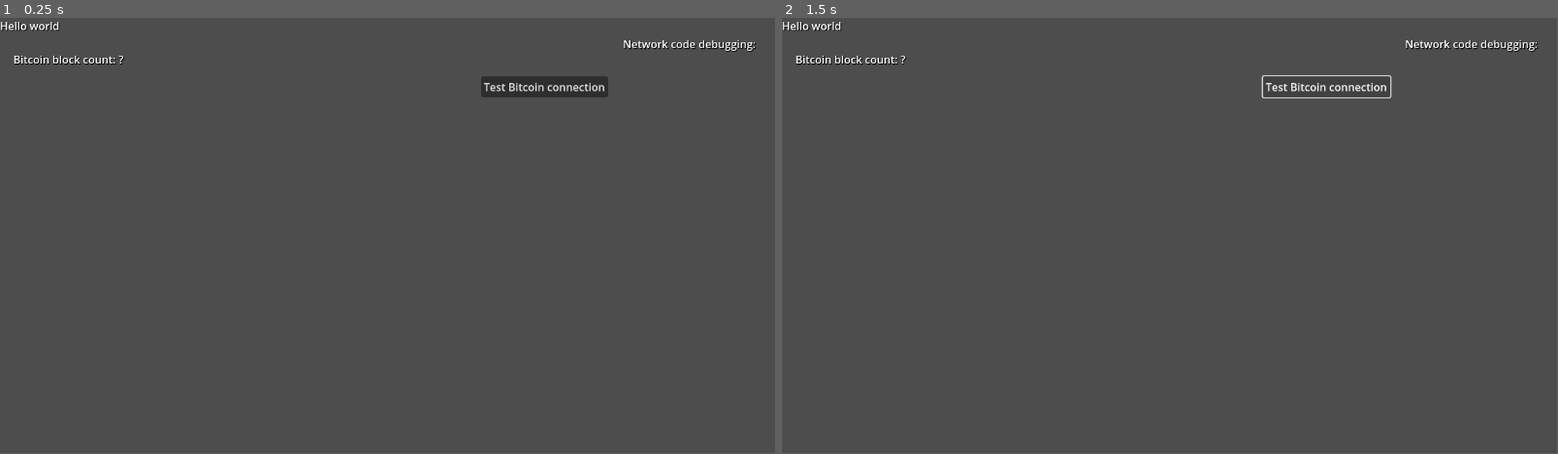
Above: before the commit, frames 1-2 (left to right).
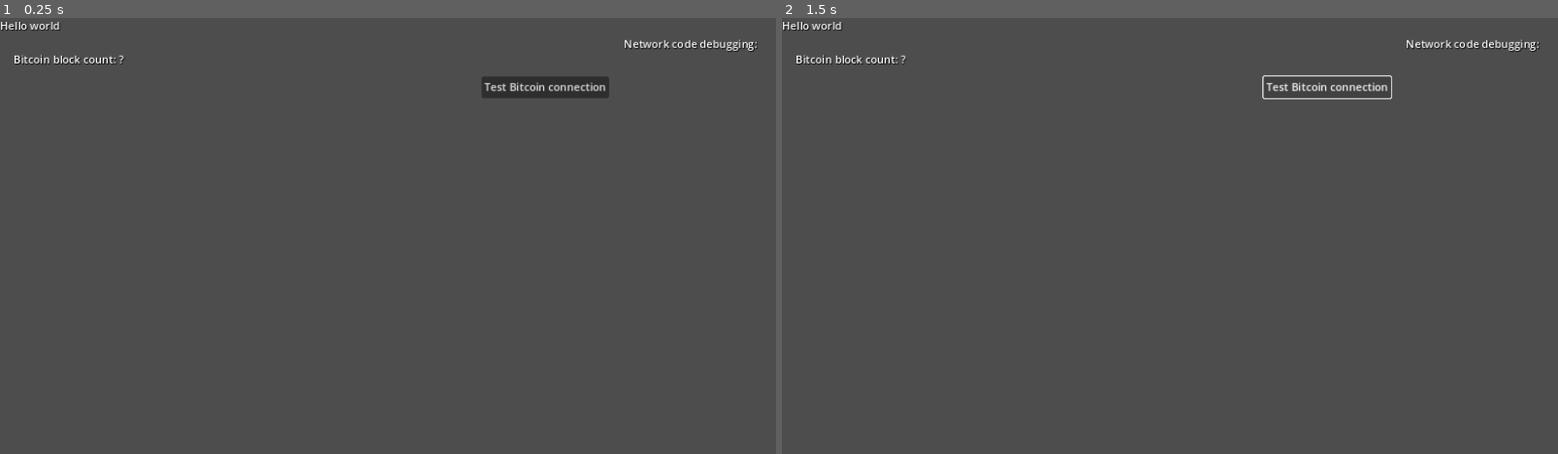
Above: after the commit, the same moments.

Repository: LayerTwo-Labs/BitWindow
Game: Godot game, scene res://scene/main_window.tscn
Same seed, same stepped clock (60 frames per second), same inputs: the game is played once before the commit and once after it.
Inputs:
- Up to frame 1 (0.25 s): no input
- Up to frame 2 (1.5 s): tap Enter at 0.5 s; click "Test Bitcoin connection" at 1.25 s
The window is 799x449 before the commit and 800x450 after it. Grey fills any space a smaller window leaves; there, only what the larger window draws over its background counts as a difference.

The runs differ from the first frame. In frame 1, 0.6% of the frame differs, in the area x 0-98%, y 0-19%; in frame 2, 0.8%.

Commit message:
Set canvas item stretch mode

Diff:
--- a/BitWindow/project.godot
+++ b/BitWindow/project.godot
@@ -16,6 +16,11 @@
 boot_splash/image="res://image/bitcoin.png"
 config/icon="res://image/bitcoin.png"
 
+[display]
+
+window/stretch/mode="canvas_items"
+window/stretch/aspect="ignore"
+
 [gui]
 
 theme/custom="res://theme/theme.tres"
